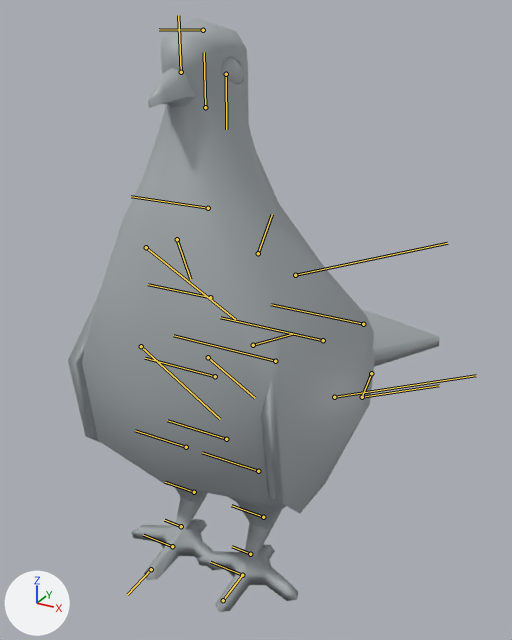
What one commit did to the FBX model Assets/characters/sources/pigeon_animations.fbx.
The view is the same before and after, from a 50 mm lens placed at (0.585, -0.911, 0.968), pointed at (-0.041, 0.228, 0.398). Every picture has the same lights, and +X, +Y and +Z are marked at lower left. Both versions are drawn at frame 2 of the action 'Take 001'; the numbers are the values there. The bones that bend it are drawn over the model as lines.

In view in the first picture: 'body'.
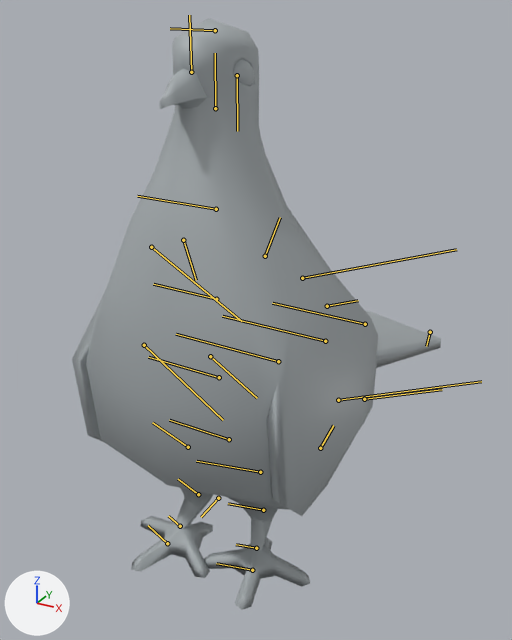
The change in detail:
Bone 'Hips' (bone_hips) moves from (0.0, 0.0, 0.0) to (0.0, -0.5, 0.0).
Bone 'Hips' (bone_hips) turns from (0, 0, 0) to (0, 0, -1) degrees about its own x, y and z.
Bone 'RightUpLeg' (bone_rightupleg) turns from (0, 0, 0) to (19, 2, -5) degrees about its own x, y and z.
Bone 'RightLowLeg' (bone_rightlowleg) turns from (0, 0, 0) to (0, -2, 0) degrees about its own x, y and z.
Bone 'LeftUpLeg' (bone_leftupleg) turns from (0, 0, 0) to (15, -7, -5) degrees about its own x, y and z.
Bone 'LeftLowLeg' (bone_leftlowleg) turns from (0, 0, 0) to (0, 5, 0) degrees about its own x, y and z.
Bone 'LeftFoot' (bone_leftfoot) turns from (0, 0, 0) to (-1, 3, 1) degrees about its own x, y and z.

What differs and where, as boxes (x1, y1, x2, y2) in the pictures (512 x 640 px):
'body', posed
    before: (68, 18, 439, 612)
    after: (72, 18, 441, 610)
bone 'Hips', root to tip
    before: (226, 439) to (167, 420)
    after: (229, 439) to (169, 420)
bone 'RightUpLeg', root to tip
    before: (186, 447) to (135, 430)
    after: (188, 447) to (152, 422)
bone 'RightLowLeg', root to tip
    before: (194, 492) to (165, 482)
    after: (198, 494) to (178, 479)
bone 'LeftUpLeg', root to tip
    before: (258, 471) to (202, 452)
    after: (260, 472) to (196, 461)
bone 'LeftLowLeg', root to tip
    before: (263, 517) to (231, 505)
    after: (263, 510) to (228, 503)
bone 'LeftFoot', root to tip
    before: (250, 554) to (232, 546)
    after: (256, 548) to (236, 544)
